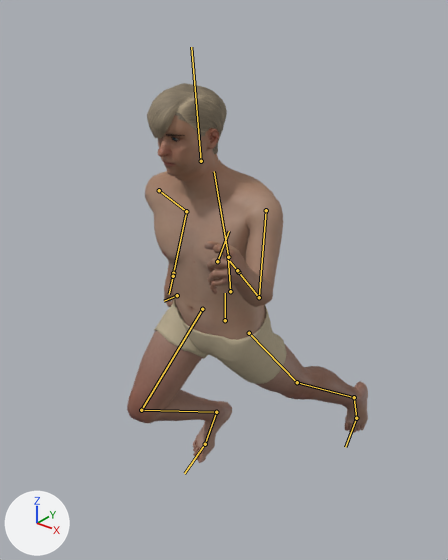
A saved change to the glTF model assets/characters/realistic/jurgen/jurgen.glb.
Rendered twice from a camera (50 mm lens) standing at (1.152, -1.446, 1.826) and looking at (-0.047, 0.052, 0.897). Lighting does not change. The marker at lower left points along +X, +Y and +Z. The older version comes first. Both versions are drawn at frame 5 of the action 'Running_B'; the numbers are the values there. The bones that change, and the others that lie on the model, are drawn over the model as lines.

Names of what the first picture shows: 'Anatomy_Arms', 'Anatomy_Calves', 'Anatomy_Feet', 'Anatomy_Forearms', 'Anatomy_Hands', 'Anatomy_Head', 'Anatomy_Head_Brows', 'Anatomy_Legs', 'Anatomy_Torso', 'Clothing_Braies', 'Hair_Scalp'.
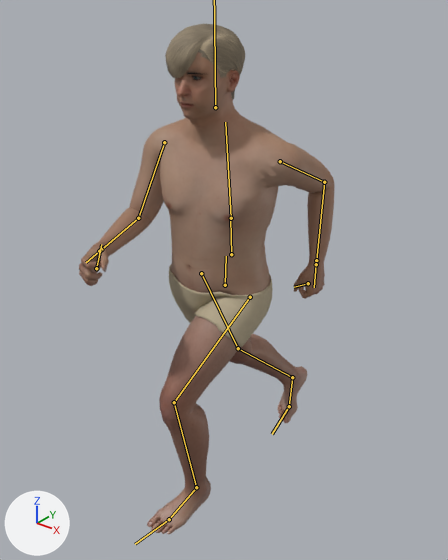
What differs and where, as boxes (x1, y1, x2, y2) in the pictures (448 x 560 px):
```json
{"object": "Anatomy_Torso", "change": "posed", "before": [147, 171, 274, 340], "after": [155, 121, 286, 295]}
{"object": "Anatomy_Head", "change": "posed", "before": [158, 112, 255, 203], "after": [173, 49, 264, 154], "on screen": "6% narrower, 15% taller"}
{"object": "Anatomy_Legs", "change": "posed", "before": [127, 306, 315, 423], "after": [159, 298, 255, 421]}
{"object": "Clothing_Braies", "change": "posed", "before": [154, 298, 287, 384], "after": [169, 265, 273, 347]}
{"object": "Anatomy_Arms", "change": "posed", "before": [145, 172, 283, 288], "after": [130, 123, 334, 222]}
{"object": "Anatomy_Calves", "change": "posed", "before": [151, 366, 362, 425], "after": [163, 334, 299, 499], "on screen": "35% narrower, 177% taller"}
{"object": "Hair_Scalp", "change": "posed", "before": [147, 83, 227, 154], "after": [165, 24, 245, 99]}
{"object": "Anatomy_Feet", "change": "posed", "before": [193, 381, 368, 463], "after": [147, 366, 307, 534], "on screen": "9% narrower, 104% taller"}
{"object": "Anatomy_Forearms", "change": "posed", "before": [167, 264, 273, 307], "after": [99, 182, 334, 266]}
{"object": "Anatomy_Hands", "change": "posed", "before": [164, 241, 248, 307], "after": [79, 241, 325, 299], "on screen": "191% wider, 12% shorter"}
{"object": "Anatomy_Head_Brows", "change": "posed", "before": [166, 134, 185, 136], "after": [187, 72, 200, 75]}
{"object": "Anatomy_Head_Eyes", "change": "posed", "after": [193, 76, 200, 79], "on screen": "not visible before"}
{"object": "Anatomy_Head_Lashes", "change": "posed", "after": [192, 76, 202, 81], "on screen": "not visible before"}
{"bone": "hips", "before": "(225, 320) to (225, 293)", "after": "(225, 285) to (226, 256)"}
{"bone": "spine", "before": "(230, 291) to (228, 257)", "after": "(231, 254) to (230, 218)"}
{"bone": "chest", "before": "(228, 257) to (214, 171)", "after": "(231, 218) to (225, 122)"}
{"bone": "upperarm.l", "before": "(266, 210) to (259, 297)", "after": "(280, 161) to (324, 182)"}
{"bone": "lowerarm.l", "before": "(259, 297) to (238, 272)", "after": "(324, 182) to (316, 260)"}
{"bone": "upperarm.r", "before": "(159, 190) to (186, 211)", "after": "(164, 142) to (138, 218)"}
{"bone": "lowerarm.r", "before": "(186, 211) to (173, 273)", "after": "(138, 218) to (101, 249)"}
{"bone": "upperleg.l", "before": "(249, 333) to (297, 382)", "after": "(250, 297) to (174, 402)"}
{"bone": "lowerleg.l", "before": "(297, 382) to (354, 397)", "after": "(174, 402) to (196, 487)"}
{"bone": "foot.l", "before": "(354, 397) to (356, 418)", "after": "(196, 487) to (169, 519)"}
{"bone": "toes.l", "before": "(356, 418) to (345, 447)", "after": "(169, 519) to (135, 544)"}
{"bone": "upperleg.r", "before": "(202, 309) to (141, 410)", "after": "(201, 273) to (238, 348)"}
{"bone": "lowerleg.r", "before": "(141, 410) to (216, 412)", "after": "(238, 348) to (292, 377)"}
{"bone": "foot.r", "before": "(216, 412) to (205, 444)", "after": "(292, 377) to (289, 406)"}
{"bone": "toes.r", "before": "(205, 444) to (184, 473)", "after": "(289, 406) to (272, 434)"}
```

Edits to the scene script, one JSON object a line:
```json
{"block": "bone_hips", "where": "bone_hips = bpy.data.objects['HumanMotionRig'].pose.bones['hips']  # child of 'root'"}
{"op": "set", "path": "bone_hips.location", "old": "(0.0, -0.151, 0.0)", "new": "(0.0, -0.016, 0.0)"}
{"op": "set", "path": "bone_hips.rotation_quaternion", "old": "(0.998, 0.0, -0.059, -0.006)", "new": "(0.998, 0.001, -0.052, -0.02)", "note": "degrees (0, -7, -1) -> degrees (0, -6, -2)"}
{"block": "bone_spine", "where": "bone_spine = bpy.data.objects['HumanMotionRig'].pose.bones['spine']  # child of 'hips'"}
{"op": "set", "path": "bone_spine.rotation_quaternion", "old": "(0.998, 0.051, 0.034, 0.002)", "new": "(0.999, 0.037, 0.0, 0.0)", "note": "degrees (6, 4, 0) -> degrees (4, 0, 0)"}
{"block": "bone_chest", "where": "bone_chest = bpy.data.objects['HumanMotionRig'].pose.bones['chest']  # child of 'spine'"}
{"op": "set", "path": "bone_chest.rotation_quaternion", "old": "(0.996, 0.062, 0.068, 0.004)", "new": "(0.992, 0.024, 0.12, 0.003)", "note": "degrees (7, 8, 1) -> degrees (3, 14, 1)"}
{"block": "bone_head", "where": "bone_head = bpy.data.objects['HumanMotionRig'].pose.bones['head']  # child of 'chest'"}
{"op": "set", "path": "bone_head.rotation_quaternion", "old": "(0.994, -0.073, -0.081, 0.006)", "new": "(0.997, -0.049, -0.06, 0.003)", "note": "degrees (-9, -9, 1) -> degrees (-6, -7, 1)"}
{"block": "bone_upperarm_l", "where": "bone_upperarm_l = bpy.data.objects['HumanMotionRig'].pose.bones['upperarm.l']  # child of 'chest'"}
{"op": "set", "path": "bone_upperarm_l.rotation_quaternion", "old": "(0.724, -0.586, -0.283, -0.23)", "new": "(0.685, -0.555, 0.368, 0.296)", "note": "degrees (-78, -43, 0) -> degrees (-78, 56, 0)"}
{"block": "bone_lowerarm_l", "where": "bone_lowerarm_l = bpy.data.objects['HumanMotionRig'].pose.bones['lowerarm.l']  # child of 'upperarm.l'"}
{"op": "set", "path": "bone_lowerarm_l.rotation_quaternion", "old": "(0.633, 0.0, -0.161, -0.757)", "new": "(0.797, 0.0, 0.0, -0.603)", "note": "degrees (14, -12, -102) -> degrees (0, 0, -74)"}
{"block": "bone_upperarm_r", "where": "bone_upperarm_r = bpy.data.objects['HumanMotionRig'].pose.bones['upperarm.r']  # child of 'chest'"}
{"op": "set", "path": "bone_upperarm_r.rotation_quaternion", "old": "(0.724, -0.586, -0.283, -0.23)", "new": "(0.771, -0.583, 0.064, 0.247)", "note": "degrees (-78, -43, 0) -> degrees (-70, 23, 19)"}
{"block": "bone_lowerarm_r", "where": "bone_lowerarm_r = bpy.data.objects['HumanMotionRig'].pose.bones['lowerarm.r']  # child of 'upperarm.r'"}
{"op": "set", "path": "bone_lowerarm_r.rotation_quaternion", "old": "(0.855, 0.0, 0.108, 0.508)", "new": "(0.809, 0.0, 0.0, 0.588)", "note": "degrees (6, 11, 62) -> degrees (0, 0, 72)"}
{"block": "bone_upperleg_l", "where": "bone_upperleg_l = bpy.data.objects['HumanMotionRig'].pose.bones['upperleg.l']  # child of 'hips'"}
{"op": "set", "path": "bone_upperleg_l.rotation_quaternion", "old": "(0.937, 0.348, 0.015, 0.015)", "new": "(0.92, -0.391, 0.005, 0.037)", "note": "degrees (41, 1, 2) -> degrees (-46, 2, 4)"}
{"block": "bone_lowerleg_l", "where": "bone_lowerleg_l = bpy.data.objects['HumanMotionRig'].pose.bones['lowerleg.l']  # child of 'upperleg.l'"}
{"op": "set", "path": "bone_lowerleg_l.rotation_quaternion", "old": "(0.995, 0.102, 0.006, 0.005)", "new": "(0.884, 0.466, 0.026, 0.024)", "note": "degrees (12, 1, 1) -> degrees (56, 1, 4)"}
{"block": "bone_foot_l", "where": "bone_foot_l = bpy.data.objects['HumanMotionRig'].pose.bones['foot.l']  # child of 'lowerleg.l'"}
{"op": "set", "path": "bone_foot_l.rotation_quaternion", "old": "(0.979, 0.202, 0.0, 0.0)", "new": "(0.998, -0.065, 0.0, 0.0)", "note": "degrees (23, 0, 0) -> degrees (-7, 0, 0)"}
{"block": "bone_toes_l", "where": "bone_toes_l = bpy.data.objects['HumanMotionRig'].pose.bones['toes.l']  # child of 'foot.l'"}
{"op": "set", "path": "bone_toes_l.rotation_quaternion", "old": "(0.99, -0.142, 0.0, 0.0)", "new": "(1.0, 0.005, 0.0, 0.0)", "note": "degrees (-16, 0, 0) -> degrees (1, 0, 0)"}
{"block": "bone_upperleg_r", "where": "bone_upperleg_r = bpy.data.objects['HumanMotionRig'].pose.bones['upperleg.r']  # child of 'hips'"}
{"op": "set", "path": "bone_upperleg_r.rotation_quaternion", "old": "(0.937, -0.348, 0.015, 0.015)", "new": "(0.972, 0.226, 0.005, -0.066)", "note": "degrees (-41, 2, 1) -> degrees (26, 2, -7)"}
{"block": "bone_lowerleg_r", "where": "bone_lowerleg_r = bpy.data.objects['HumanMotionRig'].pose.bones['lowerleg.r']  # child of 'upperleg.r'"}
{"op": "set", "path": "bone_lowerleg_r.rotation_quaternion", "old": "(0.669, 0.741, -0.042, -0.039)", "new": "(0.986, 0.167, -0.009, -0.009)", "note": "degrees (96, 0, -7) -> degrees (19, -1, -1)"}
{"block": "bone_foot_r", "where": "bone_foot_r = bpy.data.objects['HumanMotionRig'].pose.bones['foot.r']  # child of 'lowerleg.r'"}
{"op": "set", "path": "bone_foot_r.rotation_quaternion", "old": "(0.979, -0.202, 0.0, 0.0)", "new": "(1.0, 0.021, 0.0, 0.0)", "note": "degrees (-23, 0, 0) -> degrees (2, 0, 0)"}
{"block": "bone_toes_r", "where": "bone_toes_r = bpy.data.objects['HumanMotionRig'].pose.bones['toes.r']  # child of 'foot.r'"}
{"op": "set", "path": "bone_toes_r.rotation_quaternion", "old": "(1.0, 0.0, 0.0, 0.0)", "new": "(0.992, -0.125, 0.0, 0.0)", "note": "degrees (0, 0, 0) -> degrees (-14, 0, 0)"}
```
